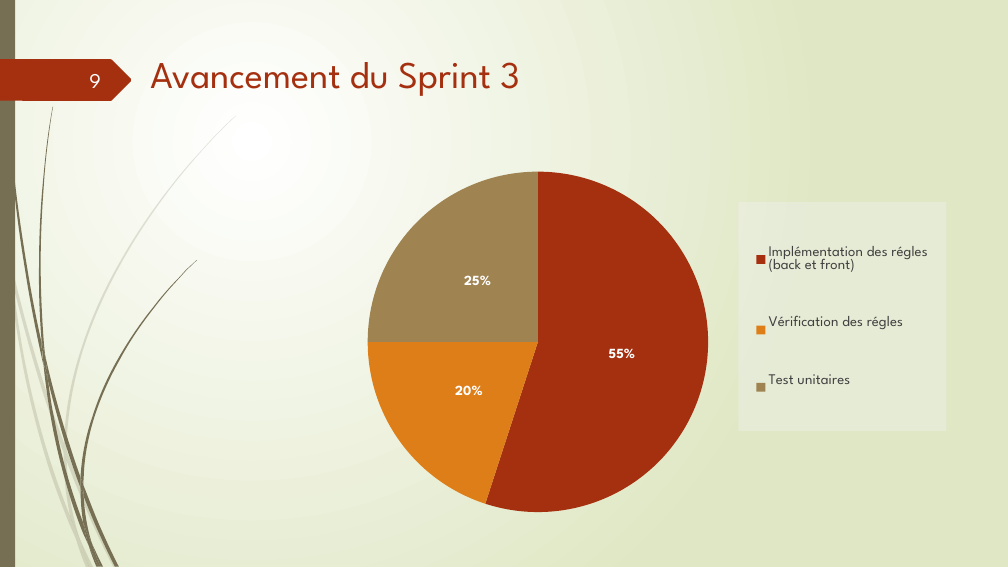
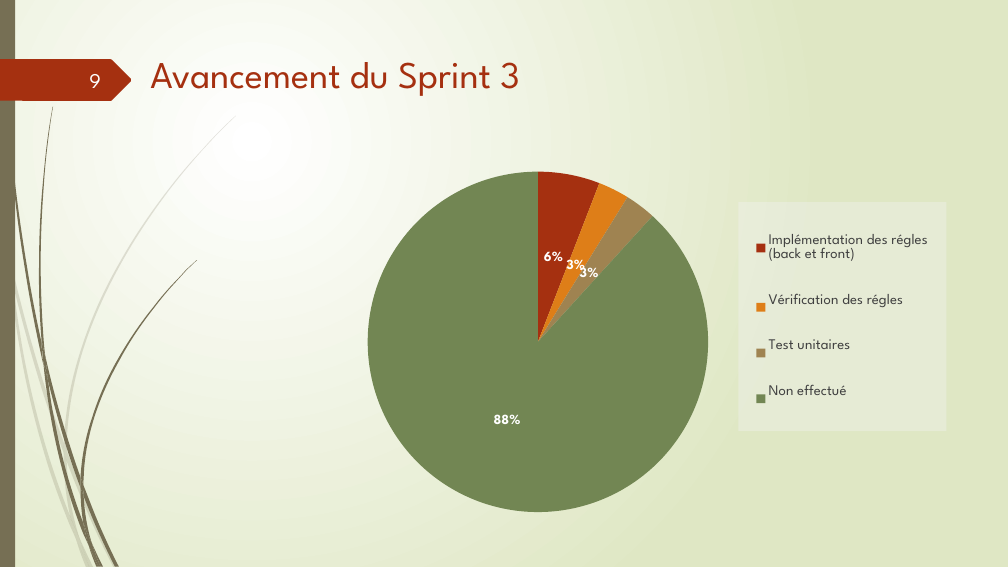
Before and after one commit to abes-esr/kalidos, a slide deck: slide 9 of doc/comité-pilotage.pptx. Drawn at 1008x567 pixels with LibreOffice and Linux fonts; fonts in the diff are those of the drawing. Boxes give left, top, right and bottom in pixels: in the first picture for what was removed or moved away, otherwise in the second. Text is boxed around its words. In the diff, an @@ line names an element or a change of style, - is before the commit and + after.

```diff
--- a/doc/comité-pilotage.pptx
+++ b/doc/comité-pilotage.pptx
@@ pie chart at [117, 54, 962, 513] @@
-categories: Implémentation des régles (back et front), Vérification des régles, Test unitaires
+categories: Implémentation des régles (back et front), Vérification des régles, Test unitaires, Non effectué
-Series 1: 55, 20, 25
+Series 1: 6, 3, 3, 88
@@ data labels of Series 1 changed @@
```
Also in this commit, not shown: 2 other slides changed, 3 slides added, 2 other files.
